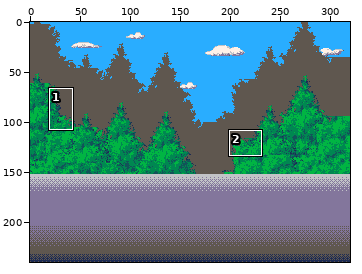
File history of a pixel-art file, srcassets/titlebackground.aseprite. Above: a wide view before the commit, with the close-up outlined.
Close-up. Before:
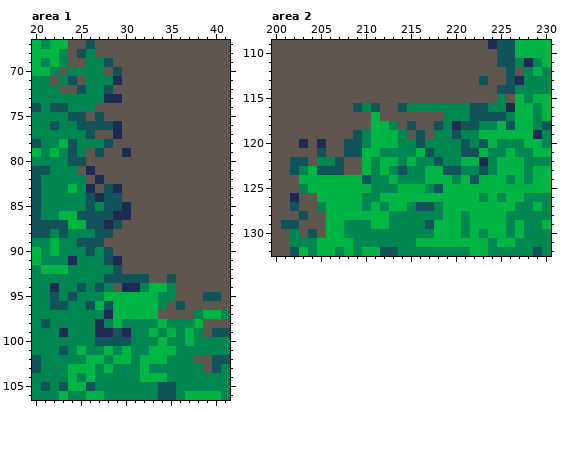
320x240 pixels, 1 frame. Shown: area 1: x 20..41, y 67..106; area 2: x 200..230, y 109..132. The commit also changed other parts of the picture, which this record leaves out.
New version:
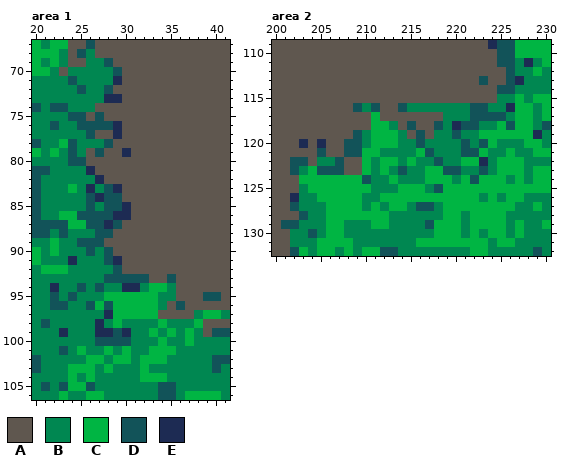
Palette (. is transparent): A #5f574f  B #008751  C #00b543  D #125359  E #1d2b53
Diff:
--- area 1, layer "Background"
@@ x 20..30 @@
  69 CBCBAABBDAA
- 70 CCBABBBBADA
- 71 BBABDABBBEA
- 72 BBBAADBBDAA
+ 70 CCBABBBBBDA
+ 71 BBBBDBBBBEA
+ 72 BBBBBDBBDAA
  73 BBBBBBBBEEA
@@ x 23..29 @@
  80 BDDAAAA
- 81 BBAEAAA
- 82 BBBAEAA
- 83 BCBEADE
+ 81 BBBEAAA
+ 82 BBBBEAA
+ 83 BCBEBDE
  84 BBBDEDD
@@ x 27..31 @@
  93 BDDDD
- 94 DBAEE
+ 94 DBBEE
  95 BCCCC
@@ x 36..41 @@
 101 BBBBBB
-102 BBAADD
-103 BBBADB
+102 BBBBDD
+103 BBBBDB
 104 BBBBBB
--- area 2, layer "Background"
@@ x 224..229 @@
 111 ADDBEB
-112 AADABC
+112 AADBBC
 113 AADEBB
 114 ADDBBB
-115 ABACBC
+115 ABBCBC
 116 BBECCB
@@ x 201..207 @@
 125 AABCCCC
-126 AEAACCC
-127 ADAABCC
-128 AADAACC
-129 DDAAACC
-130 ABADACC
+126 AEBBCCC
+127 ADBBBCC
+128 AADBBCC
+129 DDBBBCC
+130 ABBDBCC
 131 ABBBCCC
